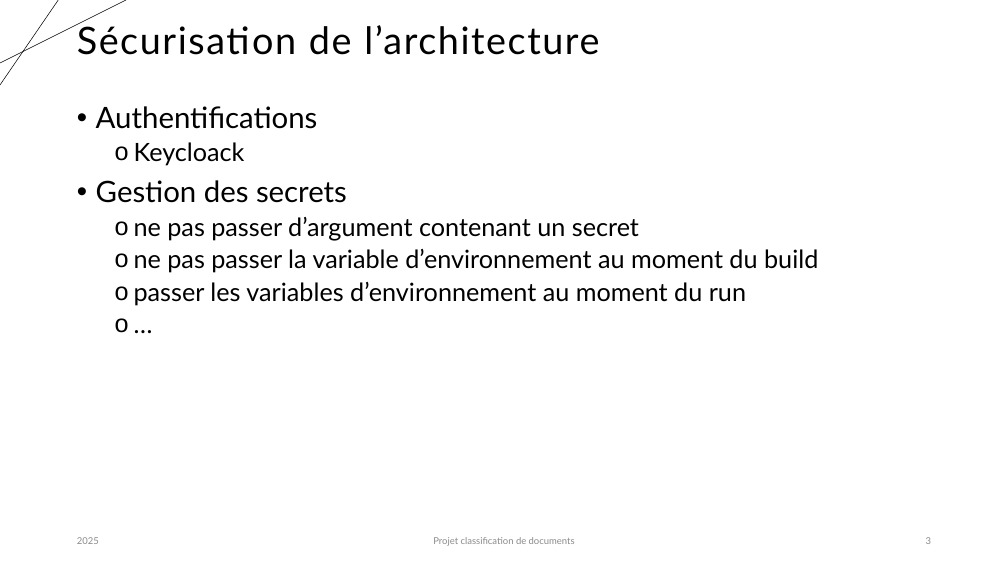
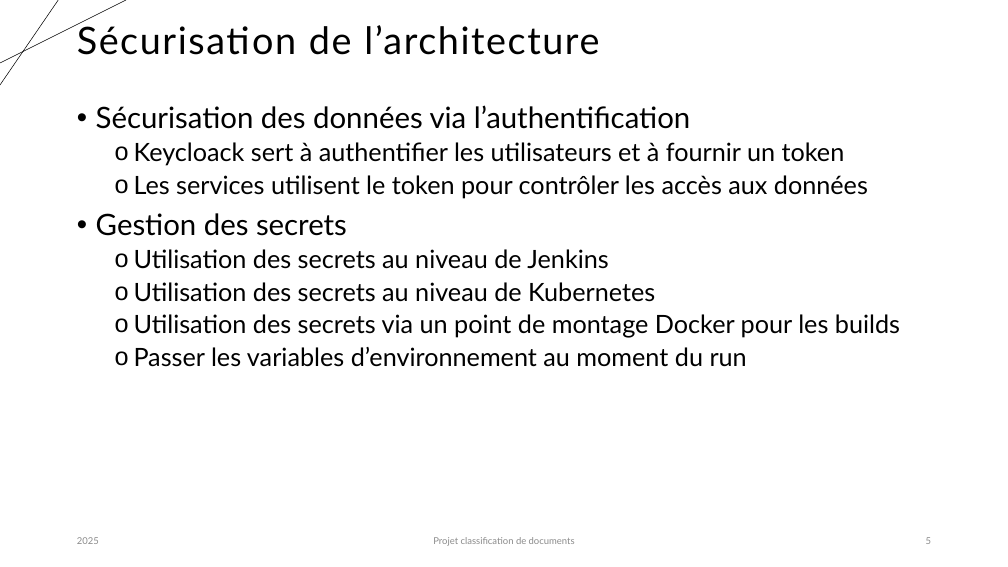
Before and after one commit to karned-formation/SEP24-MLOPS-SAKE, a slide deck: slide 5 of report/Projet_classification_MLOps_Partie4_Killian.pptx (slide 3 before the commit). Drawn at 1008x567 pixels with LibreOffice and Linux fonts; fonts in the diff are those of the drawing. Boxes give left, top, right and bottom in pixels: in the first picture for what was removed or moved away, otherwise in the second. Text is boxed around its words. In the diff, an @@ line names an element or a change of style, - is before the commit and + after.

```diff
--- a/report/Projet_classification_MLOps_Partie4_Killian.pptx
+++ b/report/Projet_classification_MLOps_Partie4_Killian.pptx
@@ text at bbox=[96, 105, 868, 198]: text changed; size 28 to 24 pt @@
-• Authentifications
-  o Keycloack
+• Sécurisation des données via l’authentification
+  o Keycloack sert à authentifier les utilisateurs et à fournir un token
+  o Les services utilisent le token pour contrôler les accès aux données
@@ text at bbox=[134, 249, 900, 367]: text changed @@
-  o ne pas passer d’argument contenant un secret
-  o ne pas passer la variable d’environnement au moment du build
-  o passer les variables d’environnement au moment du run
-  o …
+  o Utilisation des secrets au niveau de Jenkins
+  o Utilisation des secrets au niveau de Kubernetes
+  o Utilisation des secrets via un point de montage Docker pour les builds
+  o Passer les variables d’environnement au moment du run
```
Also in this commit, not shown: 1 other slide changed, 3 slides added, 1 slide removed.
